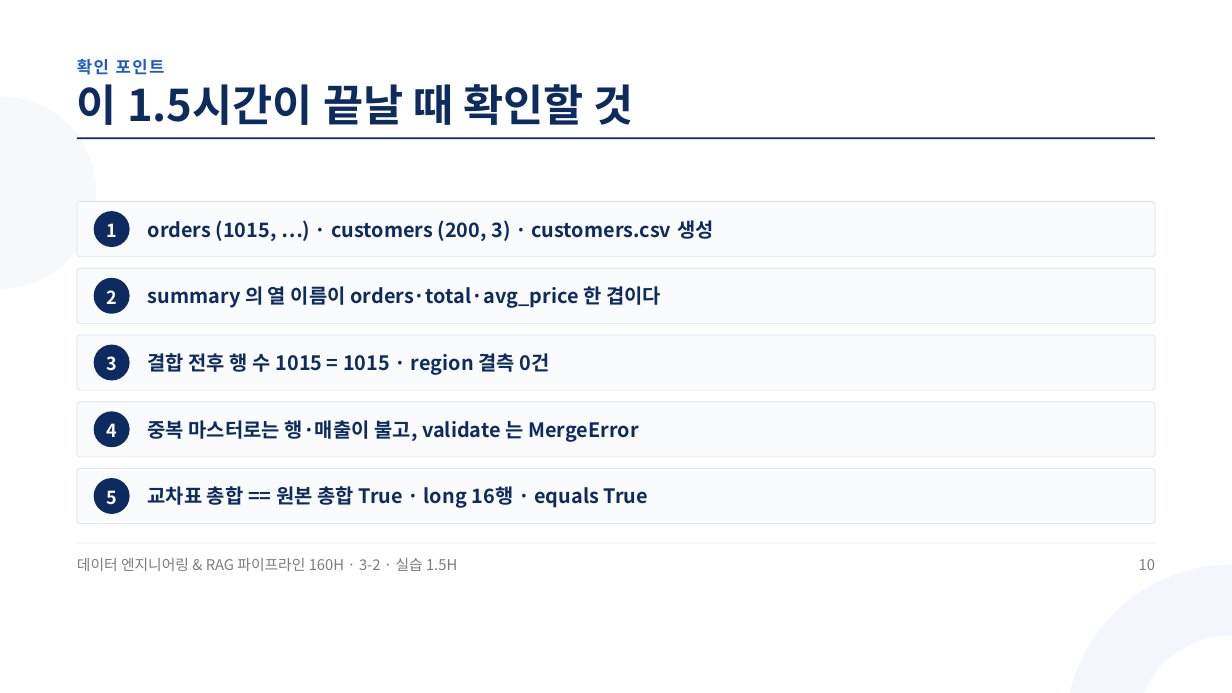
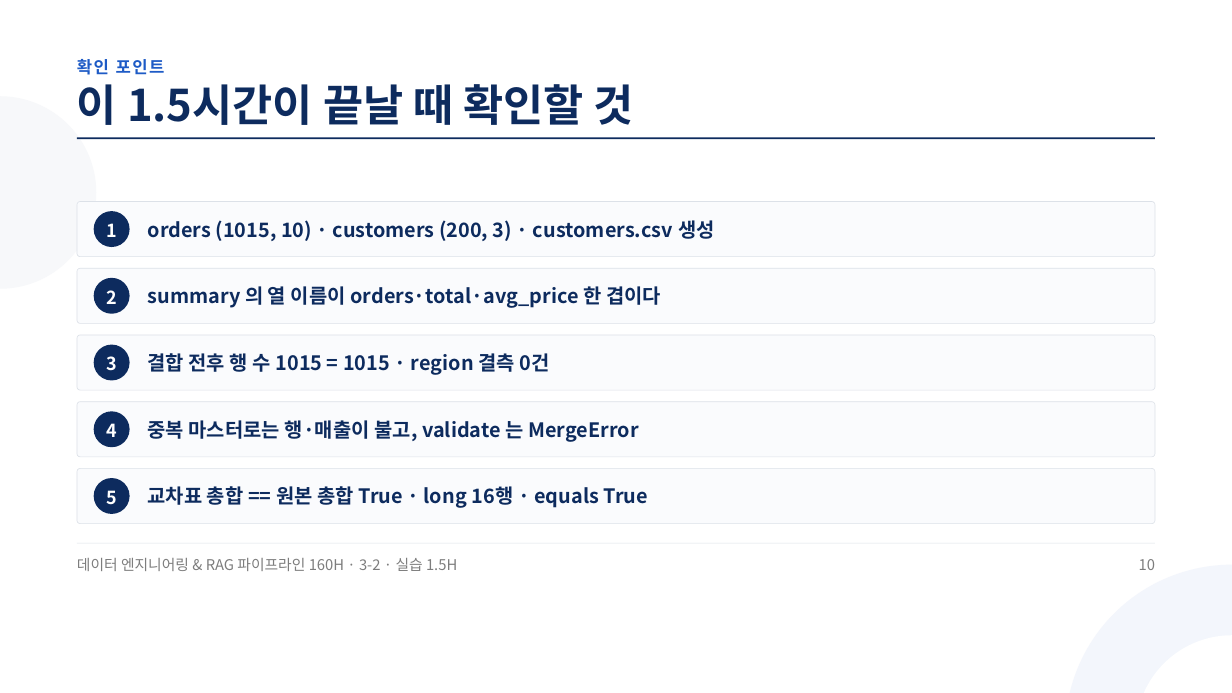
Before and after one commit to aebonlee/materials, a slide deck: slide 10 of data-eng/decks/w3d2s2.pptx. Drawn at 1232x693 pixels with LibreOffice and Linux fonts; fonts in the diff are those of the drawing. Boxes give left, top, right and bottom in pixels: in the first picture for what was removed or moved away, otherwise in the second. Text is boxed around its words. In the diff, an @@ line names an element or a change of style, - is before the commit and + after.

```diff
--- a/data-eng/decks/w3d2s2.pptx
+++ b/data-eng/decks/w3d2s2.pptx
@@ text at [148, 220, 716, 241]: text changed @@
-orders (1015, …) · customers (200, 3) · customers.csv 생성
+orders (1015, 10) · customers (200, 3) · customers.csv 생성
```
Also in this commit, not shown: 3 other slides changed, 9 other files.
